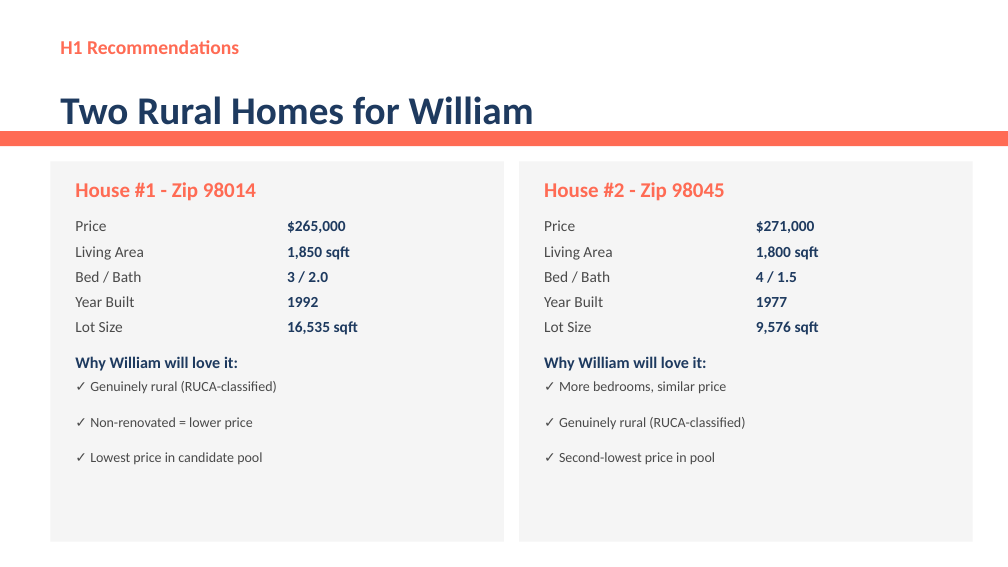
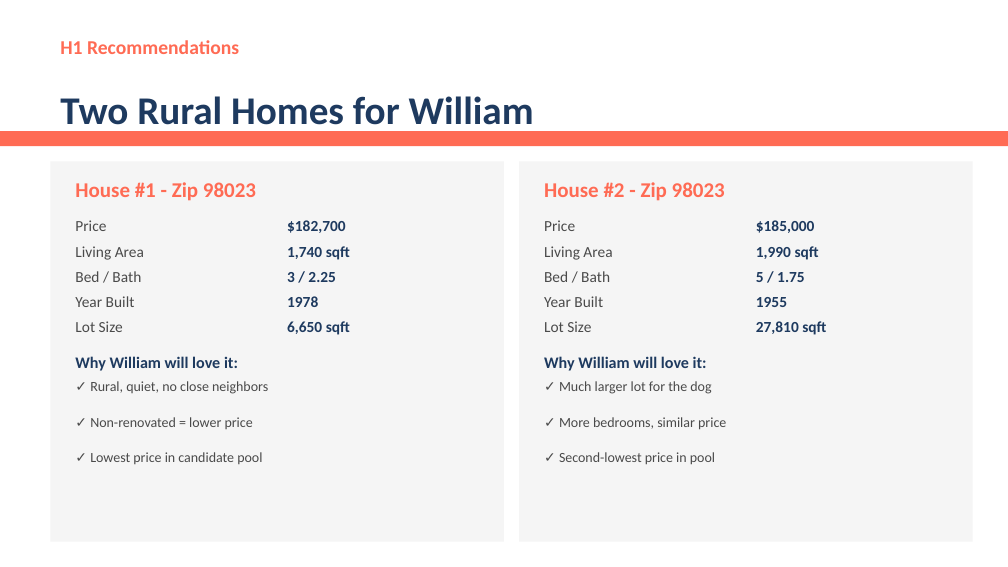
Before and after one commit to MohammadBajbouj/mohammad-ds-project-template, a slide deck: slide 9 of work_and_report/presentations/William_Rodriguez_Offers_NeueFische_Style_2.pptx. Drawn at 1008x567 pixels with LibreOffice and Linux fonts; fonts in the diff are those of the drawing. Boxes give left, top, right and bottom in pixels: in the first picture for what was removed or moved away, otherwise in the second. Text is boxed around its words. In the diff, an @@ line names an element or a change of style, - is before the commit and + after.

```diff
--- a/work_and_report/presentations/William_Rodriguez_Offers_NeueFische_Style_2.pptx
+++ b/work_and_report/presentations/William_Rodriguez_Offers_NeueFische_Style_2.pptx
@@ text at box(75, 182, 256, 201): text changed @@
-House #1 - Zip 98014
+House #1 - Zip 98023
@@ text at box(544, 182, 725, 201): text changed @@
-House #2 - Zip 98045
+House #2 - Zip 98023
@@ text at box(287, 220, 346, 233): text changed @@
-$265,000
+$182,700
@@ text at box(756, 220, 815, 233): text changed @@
-$271,000
+$185,000
@@ text at box(287, 246, 350, 260): text changed @@
-1,850 sqft
+1,740 sqft
@@ text at box(756, 246, 819, 260): text changed @@
-1,800 sqft
+1,990 sqft
@@ text at box(287, 272, 336, 282): text changed @@
-3 / 2.0
+3 / 2.25
@@ text at box(287, 296, 318, 307): text changed @@
-1992
+1978
@@ text at box(756, 272, 805, 282): text changed @@
-4 / 1.5
+5 / 1.75
@@ text at box(756, 297, 787, 307): text changed @@
-1977
+1955
@@ text at box(287, 321, 350, 335): text changed @@
-16,535 sqft
+6,650 sqft
@@ text at box(756, 321, 826, 335): text changed @@
-9,576 sqft
+27,810 sqft
@@ text at box(90, 381, 268, 394): text changed @@
-✓ Genuinely rural (RUCA-classified)
+✓ Rural, quiet, no close neighbors
@@ text added at box(559, 381, 711, 394), 10 pt, text #4A4A4A @@
+✓ Much larger lot for the dog
@@ text "✓ More bedrooms, similar price": place and size @@
-text "✓ More bedrooms, similar price" at box(559, 381, 726, 394)
+text "✓ More bedrooms, similar price" at box(559, 417, 726, 430)
@@ text removed at box(559, 417, 745, 429) @@
-✓ Genuinely rural (RUCA-classified)
```
Also in this commit, not shown: 3 other slides changed, 5 other files.
